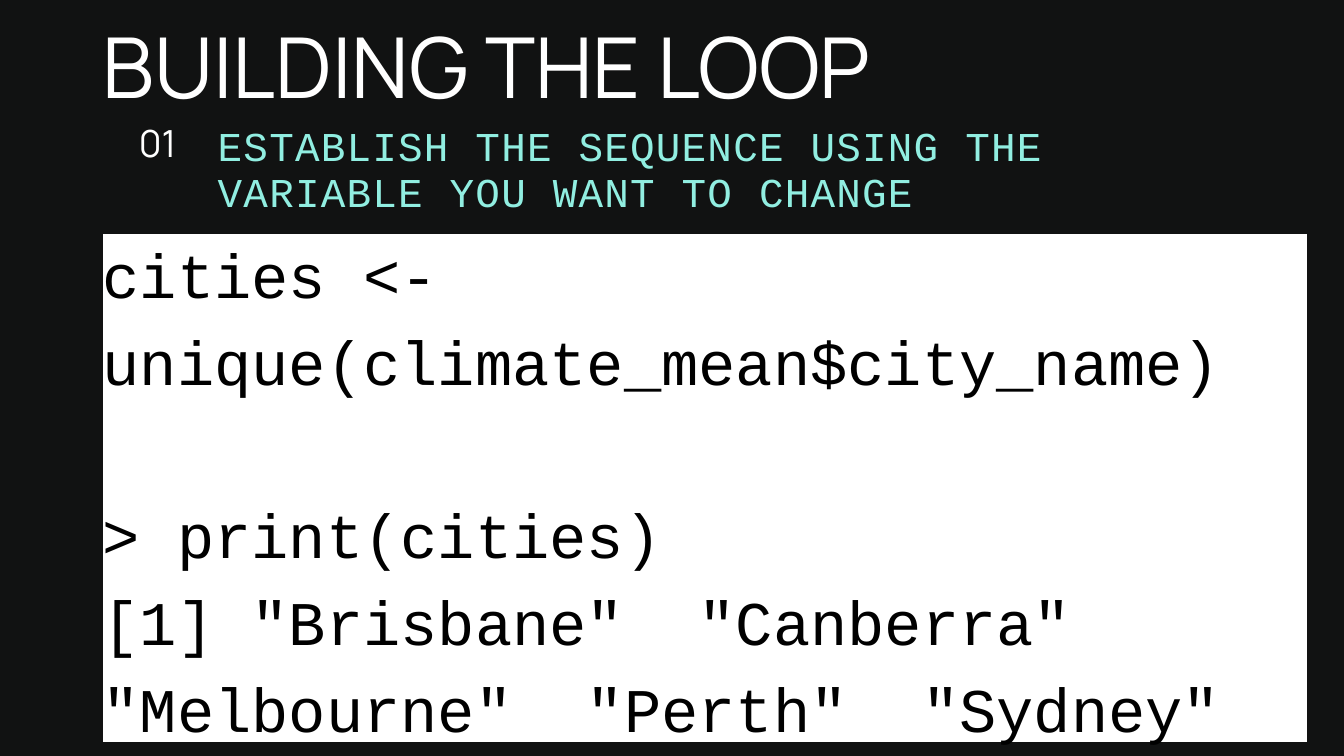
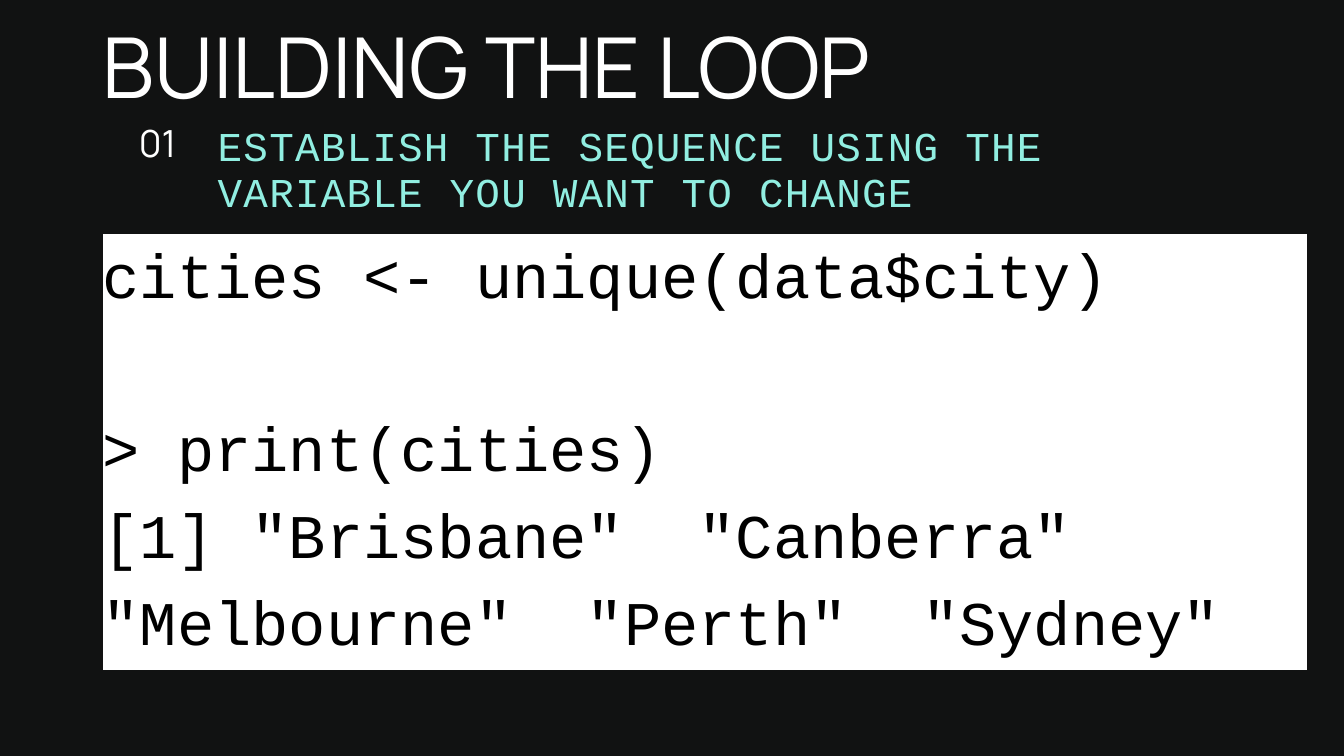
Before and after one commit to kamorrow/Loops-and-Plots-Tutorial-with-Climate-Data, a slide deck: slide 15 of Loops_and_Plots_Presentation/Loops_and_Plots.pptx. Drawn at 1344x756 pixels with LibreOffice and Linux fonts; fonts in the diff are those of the drawing. Boxes give left, top, right and bottom in pixels: in the first picture for what was removed or moved away, otherwise in the second. Text is boxed around its words. In the diff, an @@ line names an element or a change of style, - is before the commit and + after.

Commit message:
Presentation update

```diff
--- a/Loops_and_Plots_Presentation/Loops_and_Plots.pptx
+++ b/Loops_and_Plots_Presentation/Loops_and_Plots.pptx
@@ freeform shape resized from (x1=103, y1=234, x2=1307, y2=741) to (x1=103, y1=234, x2=1307, y2=669) @@
@@ text at (x1=103, y1=253, x2=1108, y2=311): text changed @@
-cities <- unique(climate_mean$city_name)
+cities <- unique(data$city)
```
Also in this commit, not shown: 6 other slides changed, 1 other file.
